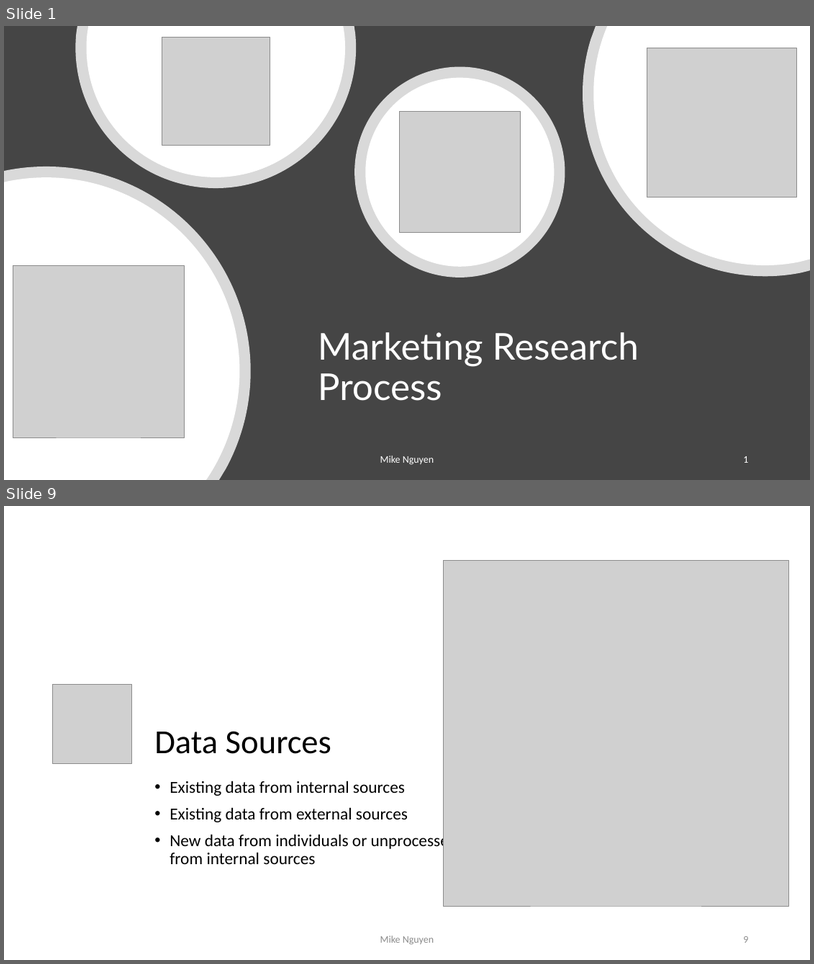
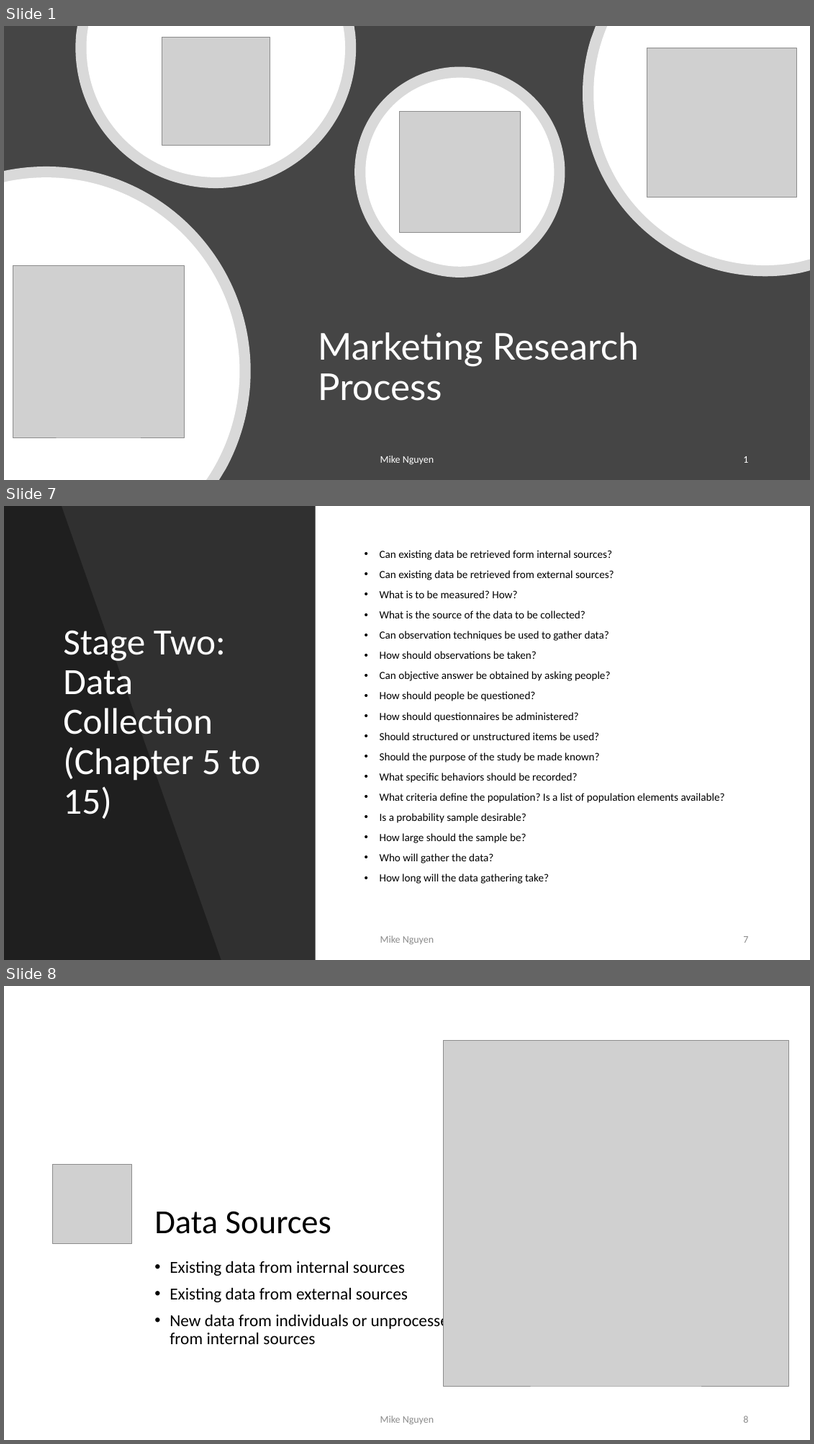
Before and after one commit to mikenguyen13/mar4050, a slide deck: lectures/2/Marketing Research Process.pptx. Shown one above the other, each under a label of ours: slides 1 and 9 before the commit, slides 1, 7 and 8 after it; the slides between them are not shown. The pictures are 814x964 and 814x1444 pixels, drawn with LibreOffice and Linux fonts; fonts in the diff are those of the drawing; grey boxes stand for pictures. Boxes give left, top, right and bottom in pixels: in the first picture for what was removed or moved away, otherwise in the second. Text is boxed around its words. In the diff, an @@ line names an element or a change of style, - is before the commit and + after.

```diff
--- a/lectures/2/Marketing Research Process.pptx
+++ b/lectures/2/Marketing Research Process.pptx
@@ slide 7 added at [4,506,810,960], background #FFFFFF @@
@@ rectangle added at [4,506,316,960], fill #000000 at 81% opacity @@
@@ freeform shape added at [4,506,221,960], fill #000000 at 35% opacity @@
@@ text added at [380,550,725,883], 13 pt, text #000000 @@
+• Can existing data be retrieved form internal sources?
+• Can existing data be retrieved from external sources?
+• What is to be measured? How?
+• What is the source of the data to be collected?
+• Can observation techniques be used to gather data?
+• How should observations be taken?
+• Can objective answer be obtained by asking people?
+• How should people be questioned?
+• How should questionnaires be administered?
+• Should structured or unstructured items be used?
+• Should the purpose of the study be made known?
+• What specific behaviors should be recorded?
+• What criteria define the population? Is a list of population elements available?
+• Is a probability sample desirable?
+• How large should the sample be?
+• Who will gather the data?
+• How long will the data gathering take?
@@ title added at [63,630,261,818], 44 pt, text #FFFFFF @@
+Stage Two: Data Collection (Chapter 5 to 15)
@@ text added at [381,935,434,944], 12 pt, text #8C8C8C @@
+Mike Nguyen
@@ page number added at [743,936,748,942], 12 pt, text #8C8C8C @@
+7
@@ what was slide 9 is now slide 8 @@
@@ page number at [743,1415,748,1422]: text changed @@
-9
+8
```
Also in this commit, not shown: 5 slides changed, 13 other slides added, 18 other files.
